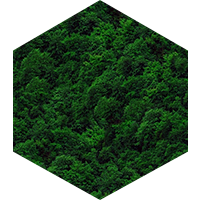
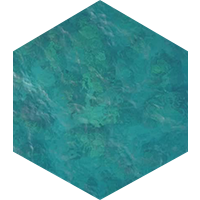
Revision of a layered (200, 200) image; what changed, layer by layer:
hid "forest" over [13,0,188,200]
showed "1" over [13,0,188,200]
